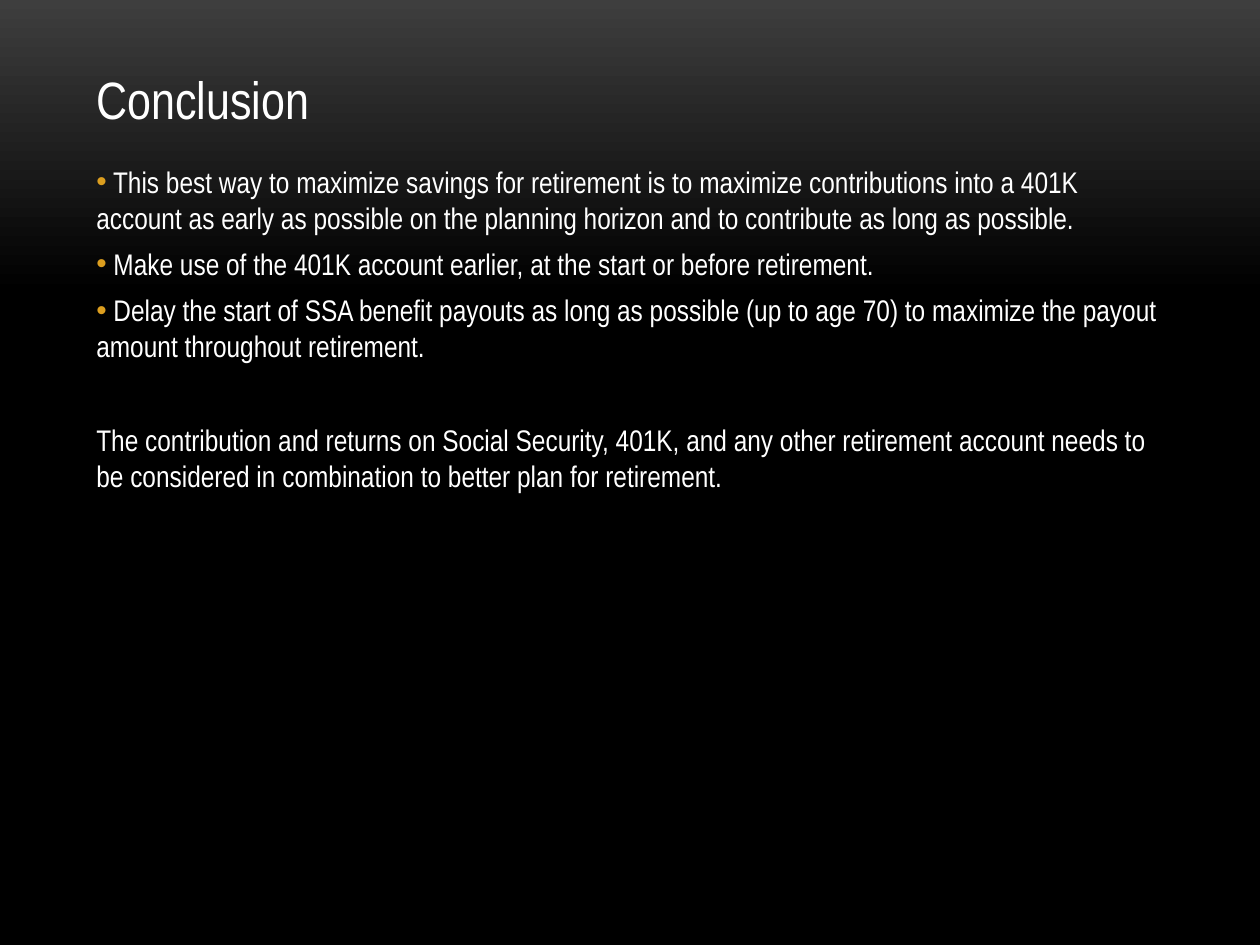
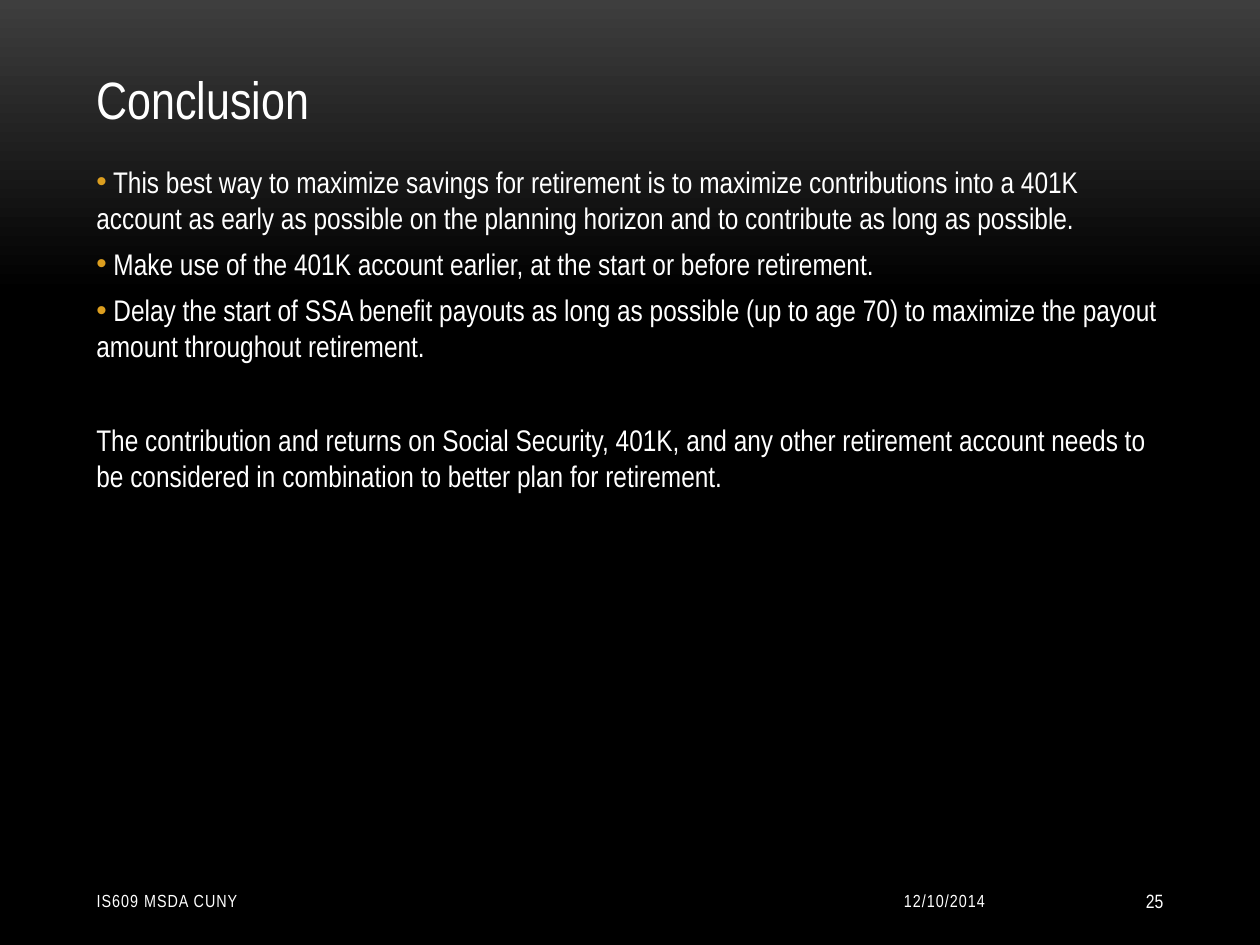
Before and after one commit to parthaban/IS_609_Group_Project, a slide deck: slide 25 of Vincent_Ying_Rohan_Fray_Partha_Banerjee_slides.pptx (slide 24 before the commit). Drawn at 1260x945 pixels with LibreOffice and Linux fonts; fonts in the diff are those of the drawing; background and template pictures are left out. Boxes give left, top, right and bottom in pixels: in the first picture for what was removed or moved away, otherwise in the second. Text is boxed around its words. In the diff, an @@ line names an element or a change of style, - is before the commit and + after.

```diff
--- a/Vincent_Ying_Rohan_Fray_Partha_Banerjee_slides.pptx
+++ b/Vincent_Ying_Rohan_Fray_Partha_Banerjee_slides.pptx
@@ text added at (x1=97, y1=894, x2=238, y2=907), 10 pt, text #FFFFFF @@
+IS609 MSDA CUNY
@@ text added at (x1=904, y1=894, x2=985, y2=907), 10 pt, text #FFFFFF @@
+12/10/2014
@@ page number added at (x1=1146, y1=894, x2=1164, y2=908), 11 pt, text #FFFFFF @@
+25
```
Also in this commit, not shown: 24 other slides changed, 1 slide added.
